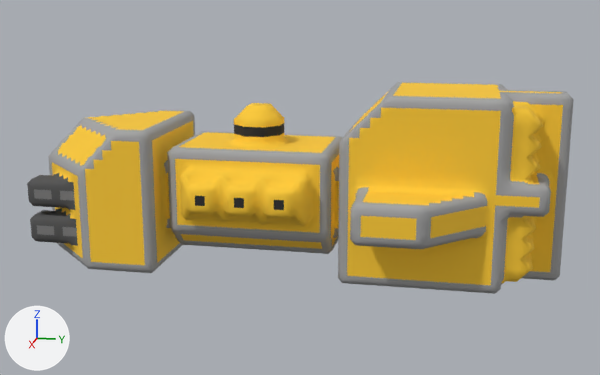
One commit to the OBJ model src/jsMain/resources/meshes/mechyrdia-2-gladius-class.obj: the scene before it, then after it.
Both versions are drawn from a 50 mm camera at (84.7, 17.8, 29.4) aimed at (0.1, 0.9, 8.2). Lighting does not change. The marker at lower left points along +X, +Y and +Z. Where no turn or scale is listed for an object, it has been applied to the vertices.

Objects in the first picture: 'mechyrdia-2-gladius-class'.
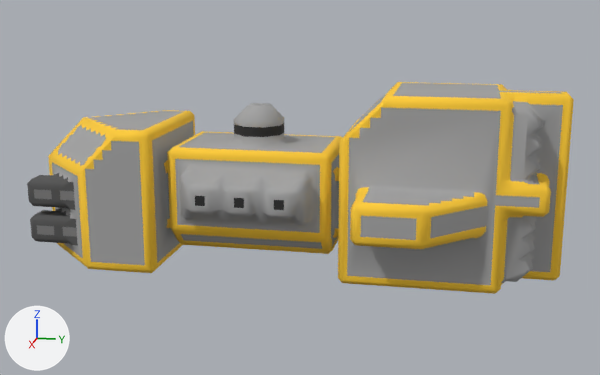
Pixel boxes [x1, y1, x2, y2] of what changed, in the pictures (600 x 375 px):
part 1 of me_mechyrdia_2_gladius_class, deleted
    before: [27, 82, 574, 294]
part 2 of me_mechyrdia_2_gladius_class, surface changed (yellow to grey)
    both: [68, 95, 574, 293]

The change, as a list of edits to the scene's bpy script:
```text
Change me_mechyrdia_2_gladius_class:
    used by ob_mechyrdia_2_gladius_class; location = (0.0, 0.0, 0.0)
    remove me_mechyrdia_2_gladius_class.from_pydata(...)  # 7000 vertices, 13996 faces; spans x -12.5..12.5, y -28.0..28.0, z 0.0..19.0
    add me_mechyrdia_2_gladius_class.from_pydata(...)  # 1495 vertices, 2763 faces; spans x -12.5..12.5, y -28.0..28.0, z 0.0..19.0
    me_mechyrdia_2_gladius_class part 1: 5505 vertices removed from x -12.5..12.5, y -28.0..28.0, z 0.0..19.0
    me_mechyrdia_2_gladius_class part 2: 552 kept faces spanning x -12.5..12.5, y -26.3..28.0, z 0.0..19.0 get new texture (UV) coordinates
```
